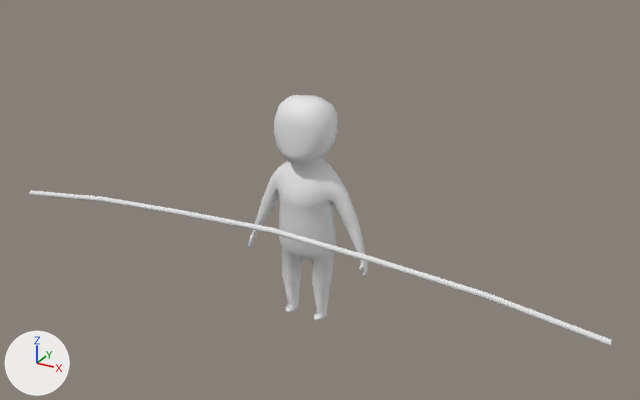
The Blender file Zirkus_AR/Assets/Zirkus/Models/CharacterBalance.blend: old version first, new version second.
The view is the same before and after, from a 50 mm lens placed at (6.39, -11.11, 7.65), pointed at (0.28, 0.0, 2.1). The lights are fixed; the arrows at lower left show +X, +Y and +Z.
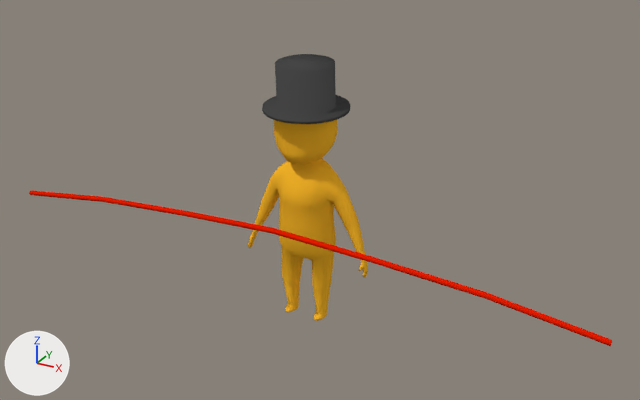
Edits to the bpy script that builds the scene:
```text
Add mat_material:
    mat_material = diffuse_material('Material')
    mat_material.base_color = (0.97, 0.489, 0.0235)  # orange #fcba2a
Add mat_stab:
    mat_stab = diffuse_material('Stab')
    mat_stab.base_color = (0.8, 0.0122, 0.0)  # red #e71d00
Add mat_material_001:
    mat_material_001 = diffuse_material('Material.001')
    mat_material_001.base_color = (0.0637, 0.0637, 0.0637)  # dark grey #474747
Change me_cylinder:
    where me_cylinder.from_pydata(...)  # 91 vertices, 80 faces; spans x -0.2..2.3, y -0.2..0.2, z -25.0..25.0
    add me_cylinder.materials.append(mat_stab)  # red #e71d00
Change me_plane_001:
    where me_plane_001.from_pydata(...)  # 349 vertices, 331 faces; spans x 0.0..5.4, y -1.9..2.7, z 0.0..18.5
    add me_plane_001.materials.append(mat_material)  # orange #fcba2a
Add me_cylinder_001:
    me_cylinder_001.from_pydata(...)  # 128 vertices, 98 faces; spans x -1.49..1.49, y -1.49..1.49, z -1.15..1.0
    me_cylinder_001.polygons.foreach_set('use_smooth', [True] * 98)
    me_cylinder_001.materials.append(mat_material_001)  # dark grey #474747
Add ob_cylinder_001:
    ob_cylinder_001 = bpy.data.objects.new('Cylinder.001', me_cylinder_001)
    ob_cylinder_001.location = (0.0, 0.06, 3.91)
    ob_cylinder_001.rotation_euler = (0.04, 0.0, 0.0)  # degrees (2.3, 0, 0)
    ob_cylinder_001.scale = (0.448, 0.439, 0.334)
```

Changed parts and their boxes [x1, y1, x2, y2] in the pictures (640 x 400 px):
'Plane', recoloured (grey to orange)
    both: [248, 95, 368, 321]
'Cylinder.001', added
    after: [262, 54, 350, 124]
'Cylinder', recoloured (white to red)
    both: [29, 190, 612, 346]
